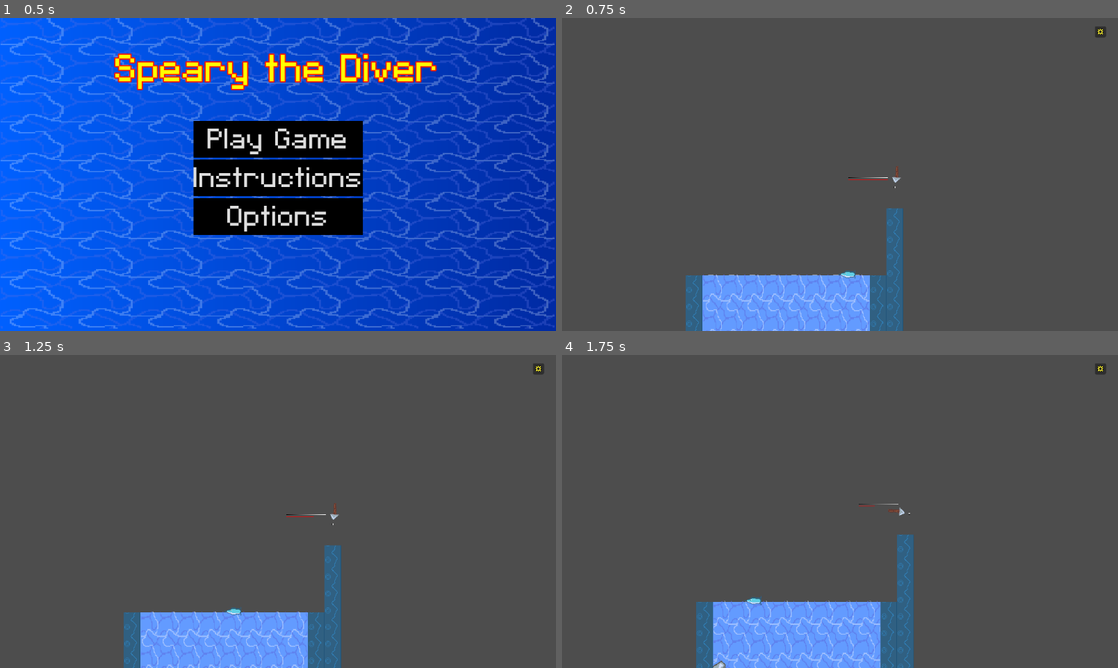
Above: before the commit, frames 1-4 (two rows, left to right).
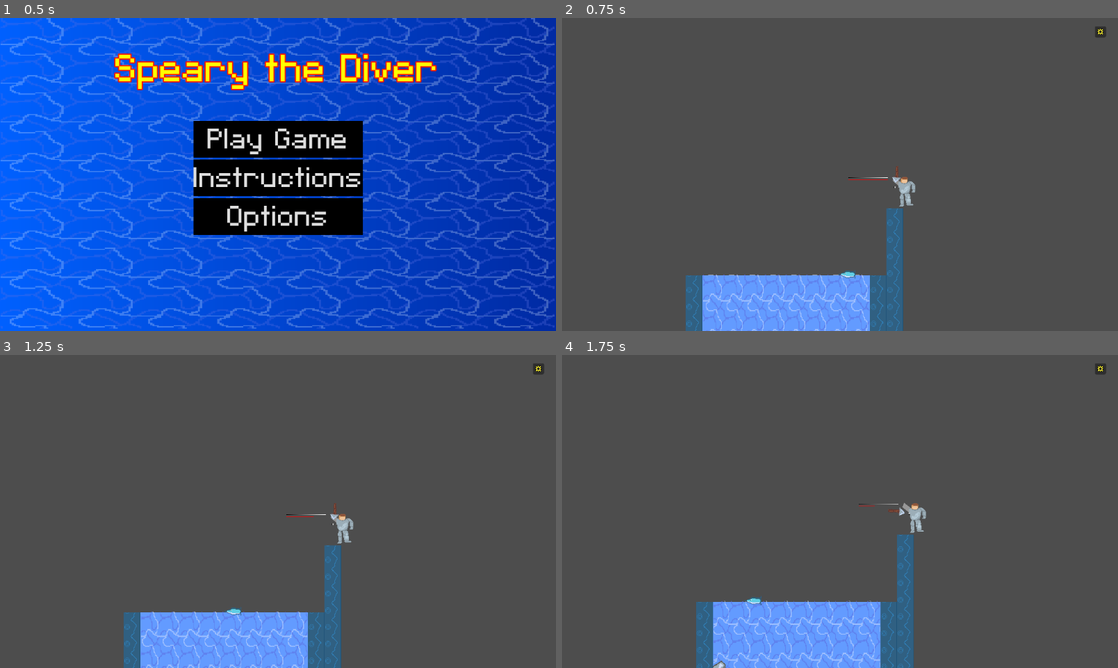
Above: after the commit, the same moments.

Repository: RylanSanders/LudumDare57
Game: Godot game, scene res://UI/MainMenu.tscn
Two runs of this game, one before a commit and one after it. Both use one fixed random seed, a clock stepped at 60 frames per second and the inputs below.
Inputs:
- Up to frame 1 (0.5 s): no input
- Up to frame 2 (0.75 s): click "Play Game" at 0.5 s
- Up to frame 3 (1.25 s): no input
- Up to frame 4 (1.75 s): hold D from 1.28 s (still down); tap Space (launch) at 1.35 s

Frame 1 is identical in both runs. In frame 2, 0.2% of the frame differs, in the area x 59-64%, y 50-61%; in frame 3, 0.2%; in frame 4, 0.2%, in the area x 61-66%, y 47-57%.

Commit message:
Add the knight sprite

Diff:
--- a/Main.tscn
+++ b/Main.tscn
@@ -9,6 +9,8 @@
 [ext_resource type="Script" uid="uid://b5rdjagi8vq3o" path="res://launch_power_bar.gd" id="4_cm0pq"]
 [ext_resource type="PackedScene" uid="uid://cvdb0k0qqems" path="res://MapSection1.tscn" id="5_fos0i"]
 [ext_resource type="Texture2D" uid="uid://vnvgxqxup525" path="res://UI/saveGear.png" id="8_03owx"]
+[ext_resource type="Script" uid="uid://drp248qd7btqs" path="res://knight_arm.gd" id="10_c6i3y"]
+[ext_resource type="Texture2D" uid="uid://dcv07elj2lfo2" path="res://knight/knight.png" id="12_c2ibq"]
 
 [sub_resource type="Gradient" id="Gradient_fos0i"]
 
@@ -59,6 +61,7 @@
 radius = 6.0
 
 [node name="GameController" type="Node2D"]
+texture_filter = 1
 script = ExtResource("1_lgr22")
 death_menu = ExtResource("2_trn2v")
 
@@ -91,6 +94,7 @@
 shape = SubResource("RectangleShape2D_3dxm6")
 
 [node name="Spear" type="RigidBody2D" parent="."]
+z_index = 3
 position = Vector2(307, -256)
 physics_material_override = SubResource("PhysicsMaterial_uu6xs")
 gravity_scale = 0.1
@@ -132,6 +136,8 @@
 position = Vector2(-1, 9)
 shape = SubResource("CircleShape2D_3dxm6")
 
+[node name="Handle" type="Node2D" parent="Spear"]
+
 [node name="CanvasLayer" type="CanvasLayer" parent="."]
 
 [node name="PauseButton" type="Button" parent="CanvasLayer"]
@@ -147,4 +153,20 @@
 icon = ExtResource("8_03owx")
 icon_alignment = 1
 
+[node name="Knight" type="Sprite2D" parent="."]
+z_index = 2
+texture_filter = 1
+position = Vector2(324, -224)
+texture = ExtResource("12_c2ibq")
+
+[node name="KnightArm" type="Line2D" parent="."]
+texture_repeat = 2
+position = Vector2(325.122, -223.886)
+scale = Vector2(0.719424, 0.942857)
+points = PackedVector2Array(-23.53, -23, -6, -8)
+default_color = Color(0.590441, 0.590441, 0.590441, 1)
+texture_mode = 1
+script = ExtResource("10_c6i3y")
+random_offset = Vector2(-340, 230)
+
 [connection signal="area_entered" from="Spear/SpearTipArea" to="Spear" method="_on_spear_tip_area_area_entered"]
--- /dev/null
+++ b/knight_arm.gd
@@ -0,0 +1,8 @@
+extends Line2D
+
+@onready var SpearHandle:Node2D = get_node("../Spear/Handle")
+@onready var Spear:Node2D = get_node("../Spear")
+@export var random_offset:Vector2
+func _process(delta: float) -> void:
+	if Spear.is_angling_launch:
+		points[0] = SpearHandle.global_position + random_offset
Not shown: 1 places in Main.tscn that only renumber resources
Binary file added: Obstacles/knight.png
Not shown, added: Obstacles/knight.png.import
Binary file added: knight/knight-arm.png
Not shown, added: knight/knight-arm.png.import
Binary file added: knight/knight.png
Not shown, added: knight/knight.png.import
Not shown, added: knight_arm.gd.uid
